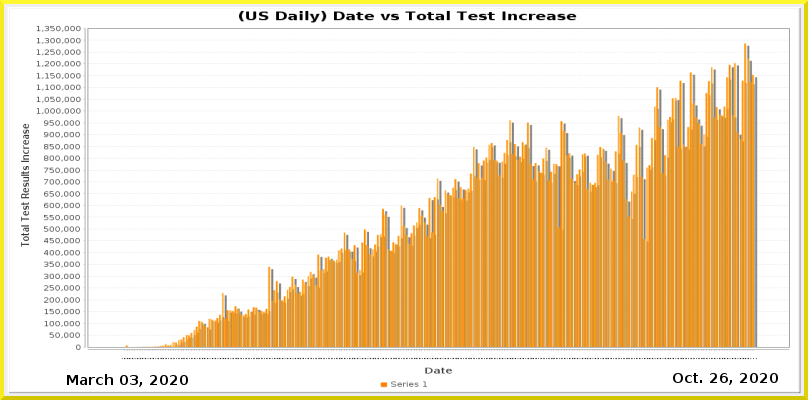
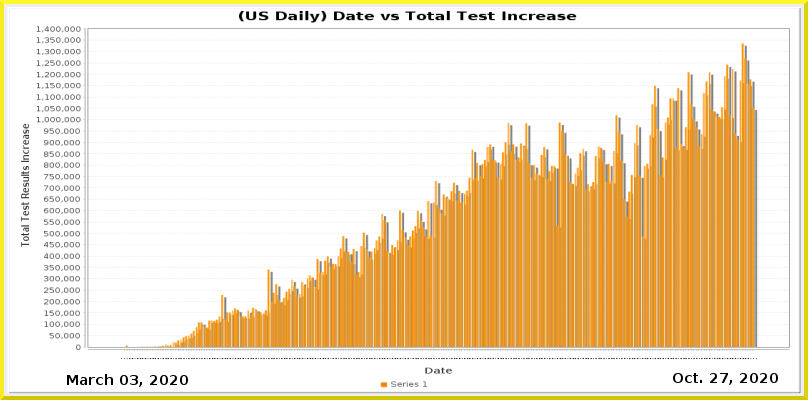
Two versions of the same layered image (w=808, h=400). Layer-by-layer changes:
painted on "Current Date" over bbox(720, 373, 728, 383)
painted on "Date_vs_TestIncrease.png" over bbox(36, 25, 789, 360)
